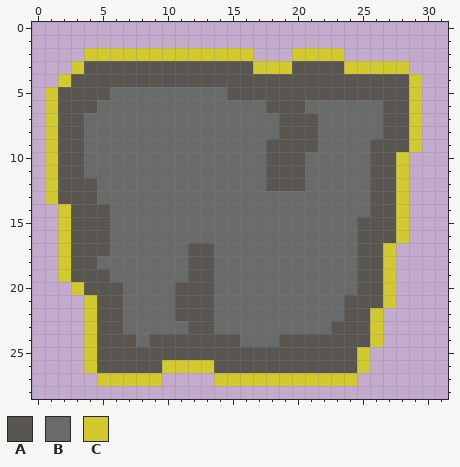
Pixel-art sprite, stored at assets/art/patch/patch_hovered.png. The first picture shows the starting point.
The file is 32x29 pixels.
Palette (. is transparent): A #595652  B #696a6a  C #d1c92e
Pixels before, first column x 1:
 2 ...CCCCCCCCCCCCC...CCCC......
 3 ..CAAAAAAAAAAAAACCCAAAACCCCC.
 4 .CAAAAAAAAAAAAAAAAAAAAAAAAAAC
 5 CAAAABBBBBBBBBAAAAAAAAAAAAAAC
 6 CAAABBBBBBBBBBBBBAAABBBBBBAAC
 7 CAABBBBBBBBBBBBBBBAAABBBBBAAC
 8 CAABBBBBBBBBBBBBBBAAABBBBBAAC
 9 CAABBBBBBBBBBBBBBAAAABBBBAAAC
10 CAABBBBBBBBBBBBBBAAABBBBBAAC.
11 CAABBBBBBBBBBBBBBAAABBBBBAAC.
12 CAAABBBBBBBBBBBBBAAABBBBBAAC.
13 CAAABBBBBBBBBBBBBBBBBBBBBAAC.
14 .CAAABBBBBBBBBBBBBBBBBBBBAAC.
15 .CAAABBBBBBBBBBBBBBBBBBBAAAC.
16 .CAAABBBBBBBBBBBBBBBBBBBAAAC.
17 .CAAABBBBBBAABBBBBBBBBBBAAC..
18 .CAABBBBBBBAABBBBBBBBBBBAAC..
19 .CAAABBBBBBAABBBBBBBBBBBAAC..
20 ..CAAABBBBAAABBBBBBBBBBBAAC..
21 ...CAABBBBAAABBBBBBBBBBAAAC..
22 ...CAABBBBAAABBBBBBBBBBAAC...
23 ...CAABBBBBAABBBBBBBBBAAAC...
24 ...CAAABAAAAAAABBBAAAAAAAC...
25 ...CAAAAAAAAAAAAAAAAAAAAC....
26 ...CAAAAACCCCAAAAAAAAAAAC....
27 ....CCCCC....CCCCCCCCCCC.....
Once edited:
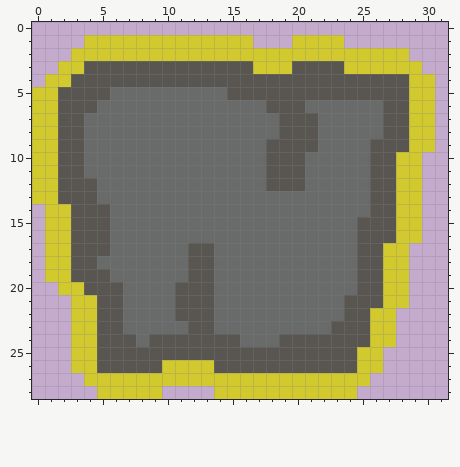
Diff:
Changed rows in their new state; - is an unchanged pixel.
first column x 0:
 1 ----CCCCCCCCCCCCC---CCCC-------
 2 ---C-------------CCC----CCCCC--
 3 --C--------------------------C-
 4 -C----------------------------C
 5 C-----------------------------C
 6 C-----------------------------C
 7 C-----------------------------C
 8 C-----------------------------C
 9 C-----------------------------C
10 C----------------------------C-
11 C----------------------------C-
12 C----------------------------C-
13 C----------------------------C-
14 -C---------------------------C-
15 -C---------------------------C-
16 -C---------------------------C-
17 -C--------------------------C--
18 -C--------------------------C--
19 -C--------------------------C--
20 --C-------------------------C--
21 ---C------------------------C--
22 ---C-----------------------C---
23 ---C-----------------------C---
24 ---C-----------------------C---
25 ---C----------------------C----
26 ---C----------------------C----
27 ----C-----CCCC-----------C-----
28 -----CCCCC----CCCCCCCCCCC------
